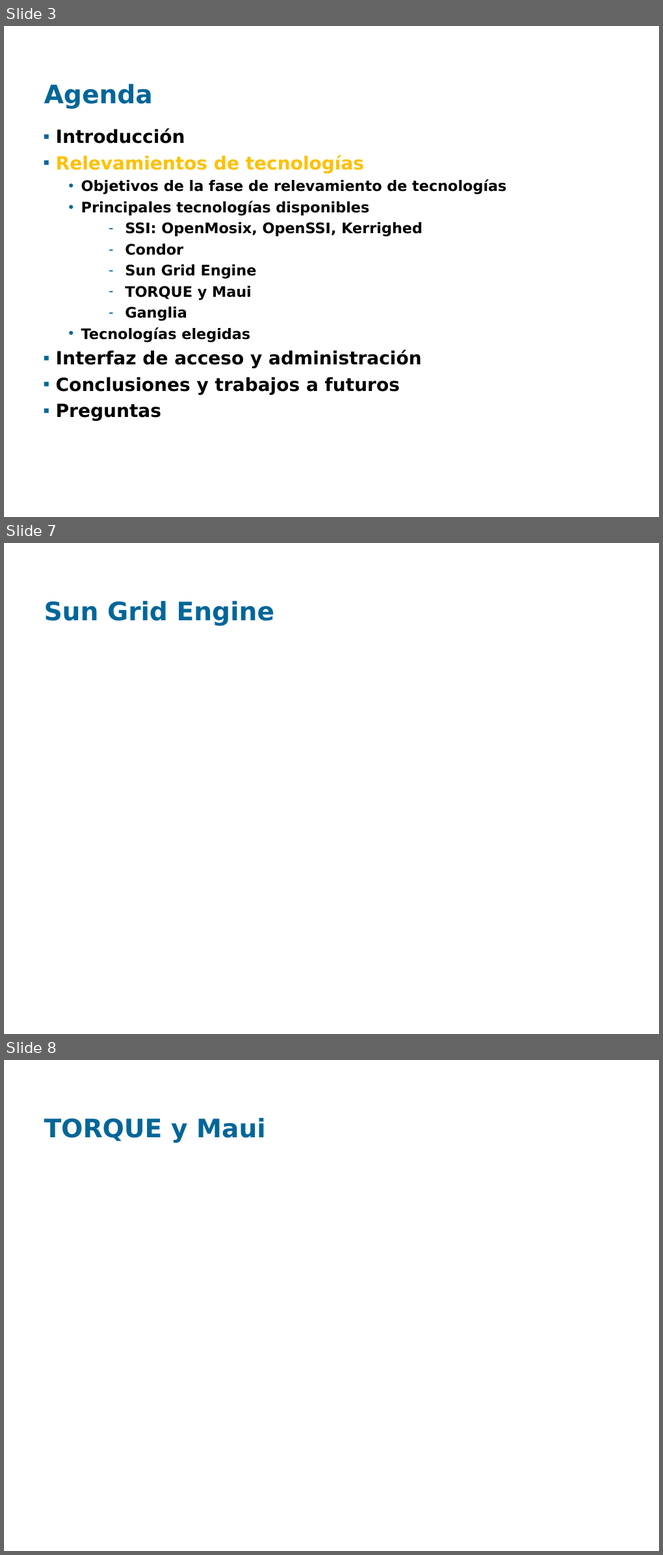
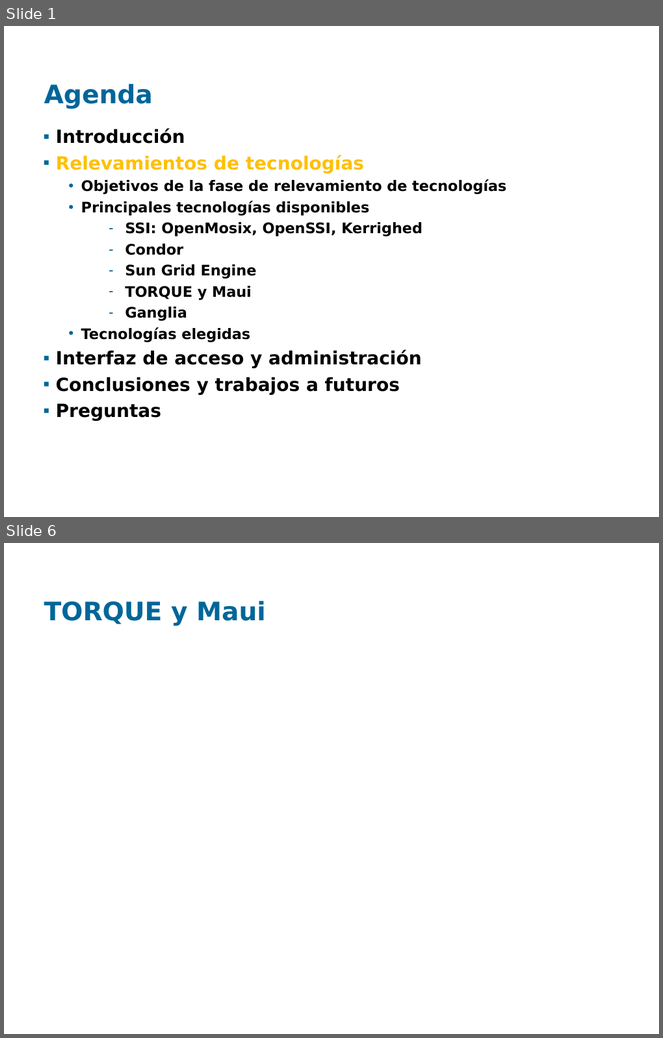
Before and after one commit to santiago-iturriaga/pgruso2007, a slide deck: Documentacion/Presentación Fenton - Santiago.ppt. Shown one above the other, each under a label of ours: slides 3, 7 and 8 before the commit, slides 1 and 6 after it; the slides between them are not shown. The pictures are 663x1555 and 663x1038 pixels, drawn with LibreOffice and Linux fonts; fonts in the diff are those of the drawing; background and template pictures are left out. Boxes give left, top, right and bottom in pixels: in the first picture for what was removed or moved away, otherwise in the second. Text is boxed around its words. In the diff, an @@ line names an element or a change of style, - is before the commit and + after.

```diff
--- a/Documentacion/Presentación Fenton - Santiago.ppt
+++ b/Documentacion/Presentación Fenton - Santiago.ppt
@@ slide 7 removed at <box>4,543,659,1034</box>, background picture (left out) @@
@@ title removed at <box>44,601,275,626</box> @@
-Sun Grid Engine
@@ what was slide 3 is now slide 1 @@
@@ what was slide 8 is now slide 6 @@
```
Also in this commit, not shown: 1 slide changed, 3 slides added, 4 other slides removed, 4 other files.
